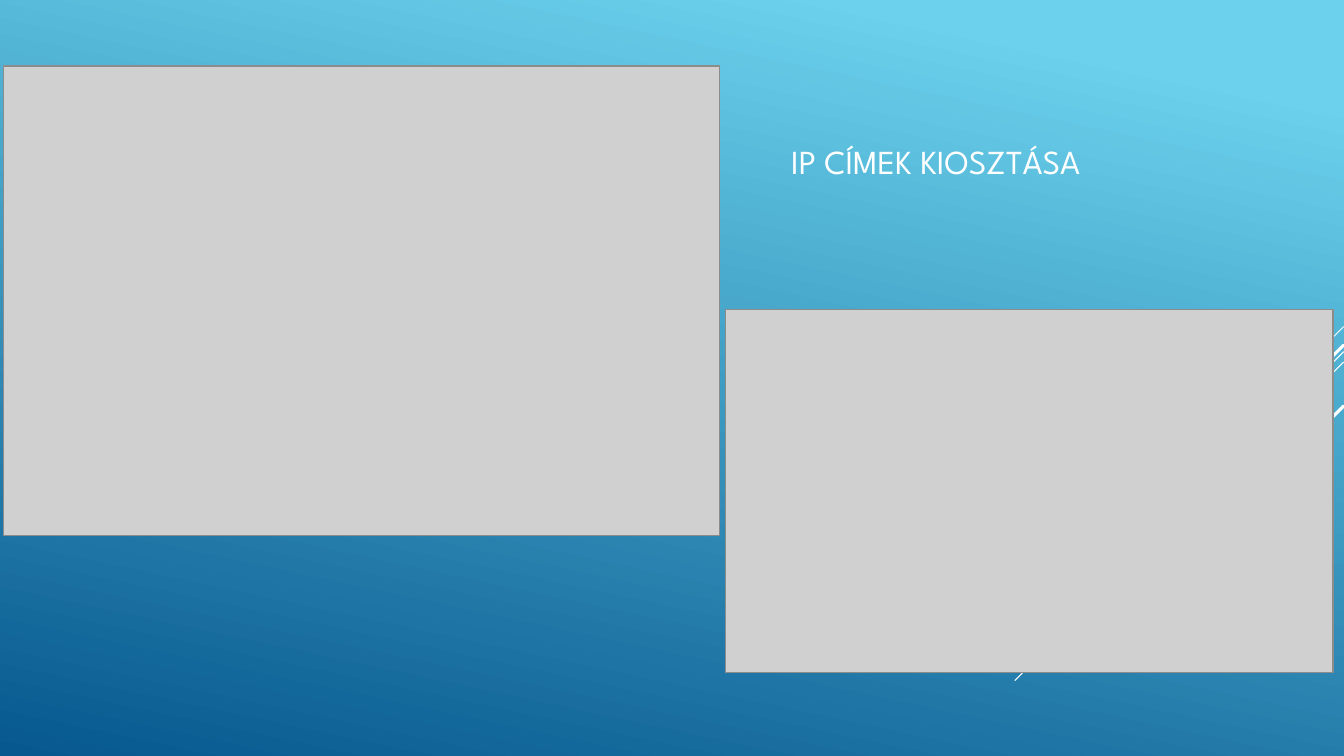
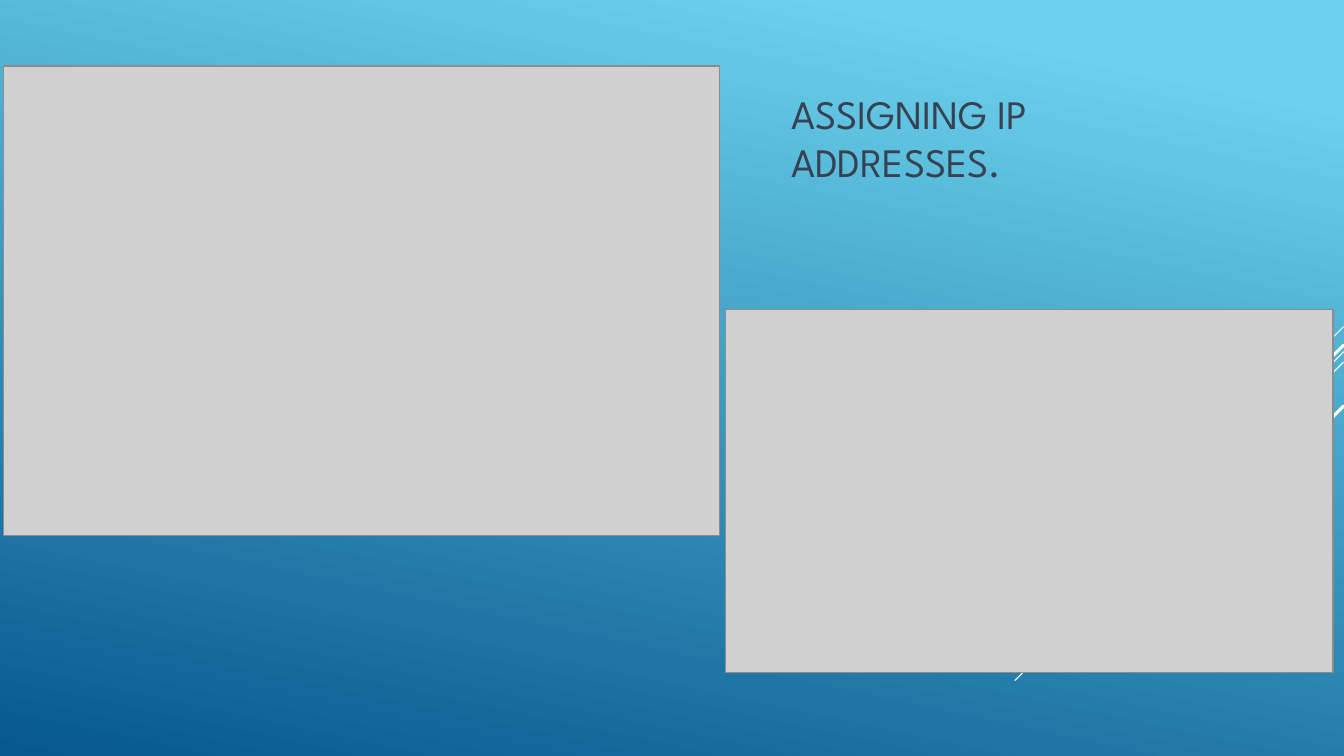
Before and after one commit to halasznoel/IKTp, a slide deck: slide 4 of Projekt/IKT Projekt - 2023.pptx. Drawn at 1344x756 pixels with LibreOffice and Linux fonts; fonts in the diff are those of the drawing; grey boxes stand for pictures. Boxes give left, top, right and bottom in pixels: in the first picture for what was removed or moved away, otherwise in the second. Text is boxed around its words. In the diff, an @@ line names an element or a change of style, - is before the commit and + after.

```diff
--- a/Projekt/IKT Projekt - 2023.pptx
+++ b/Projekt/IKT Projekt - 2023.pptx
@@ title at [791,102,1028,178]: text changed; size 24 to 28.8 pt; text colour #FFFFFF to #374151 @@
-IP CÍMEK KIOSZTÁSA
+ASSIGNING IP ADDRESSES.
```
Also in this commit, not shown: 5 other slides changed, 10 other files.
